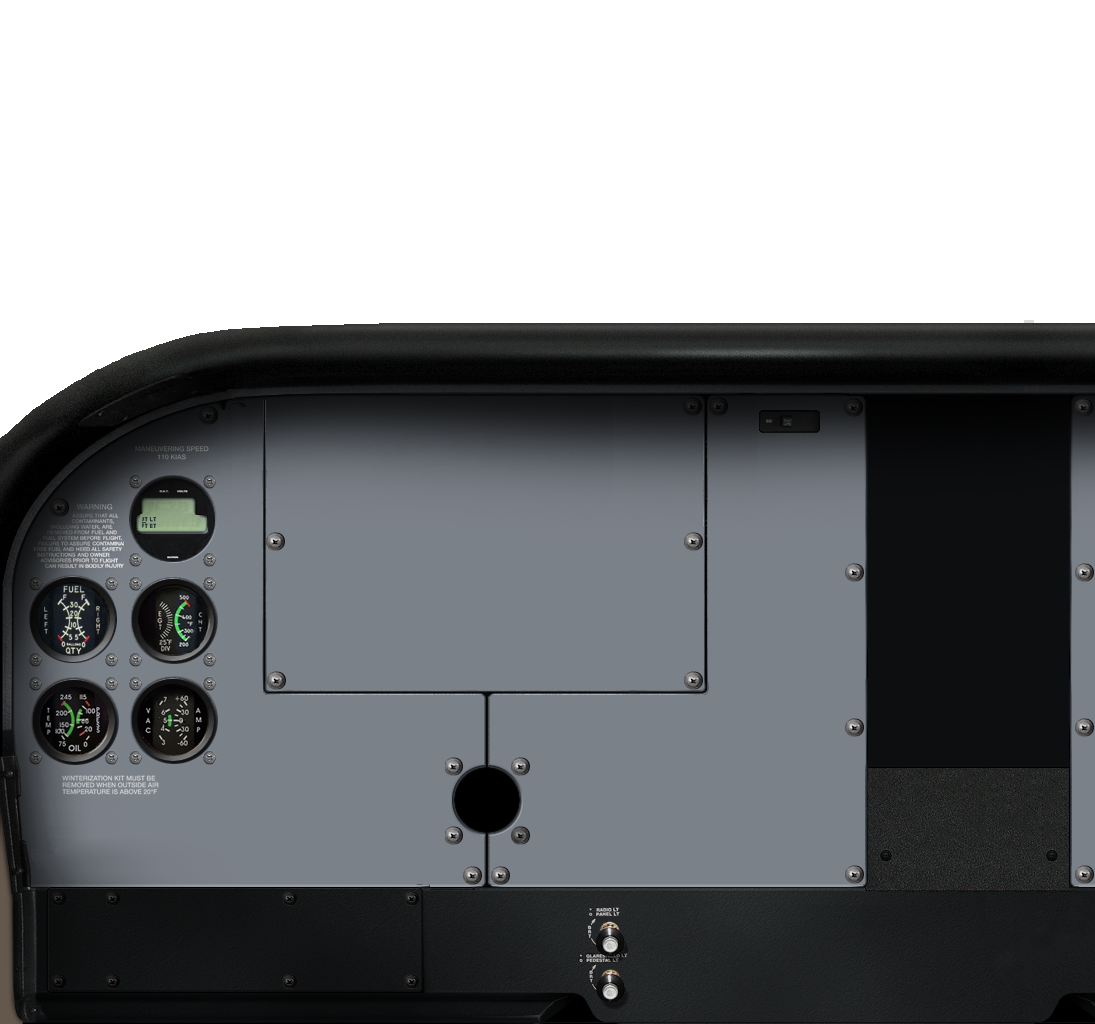
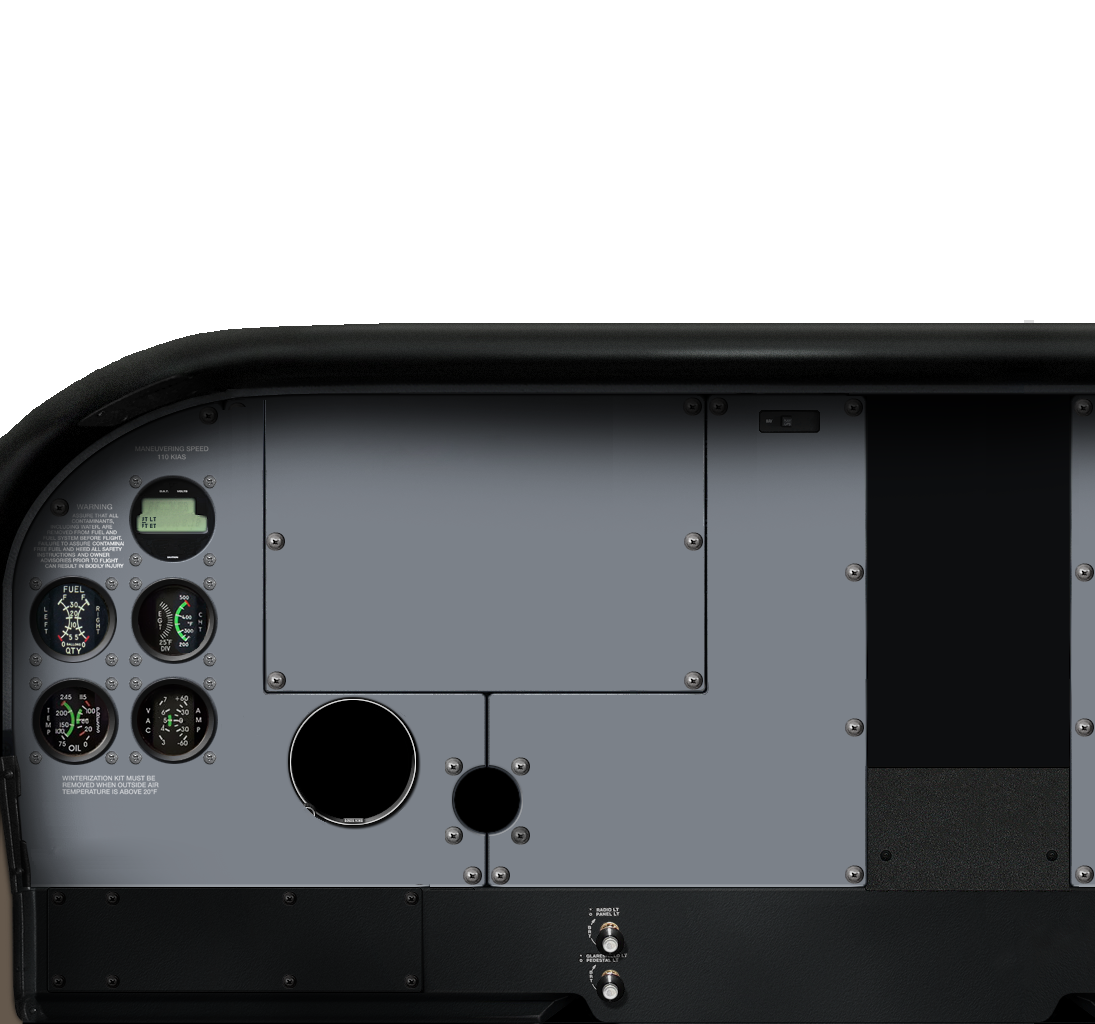
Two versions of the same layered image (1095x1024). Layer-by-layer changes:
added layer "MP FF" above "CHT" over [286, 695, 421, 830]
